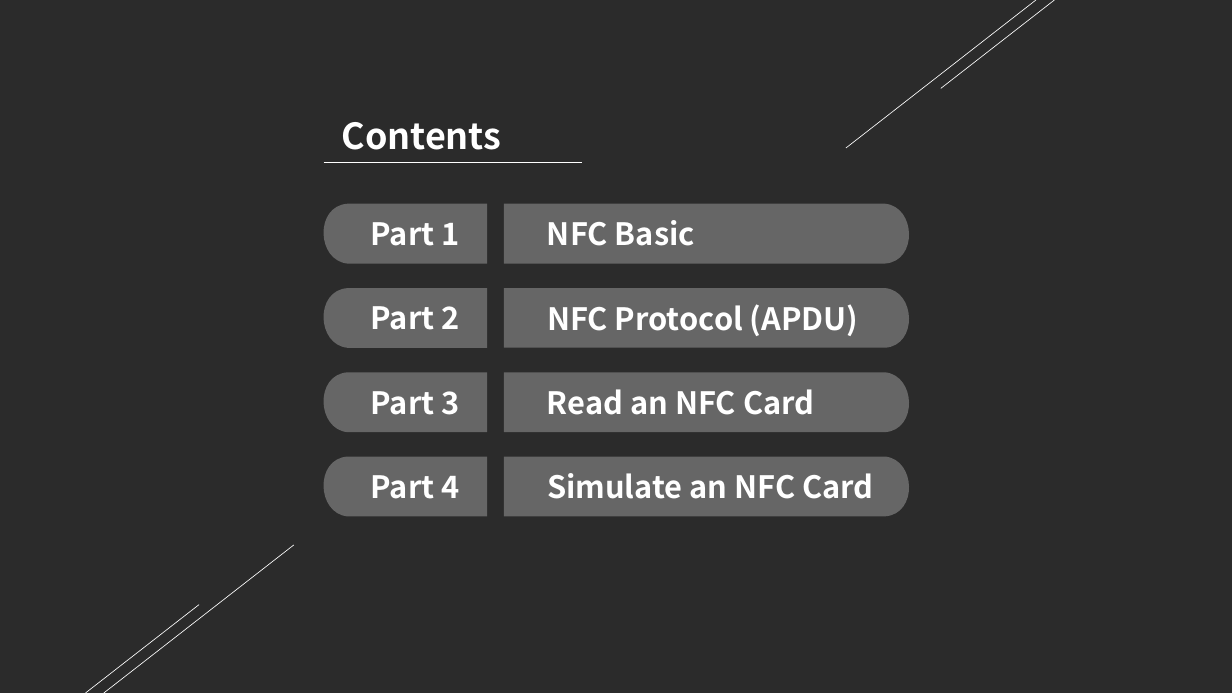
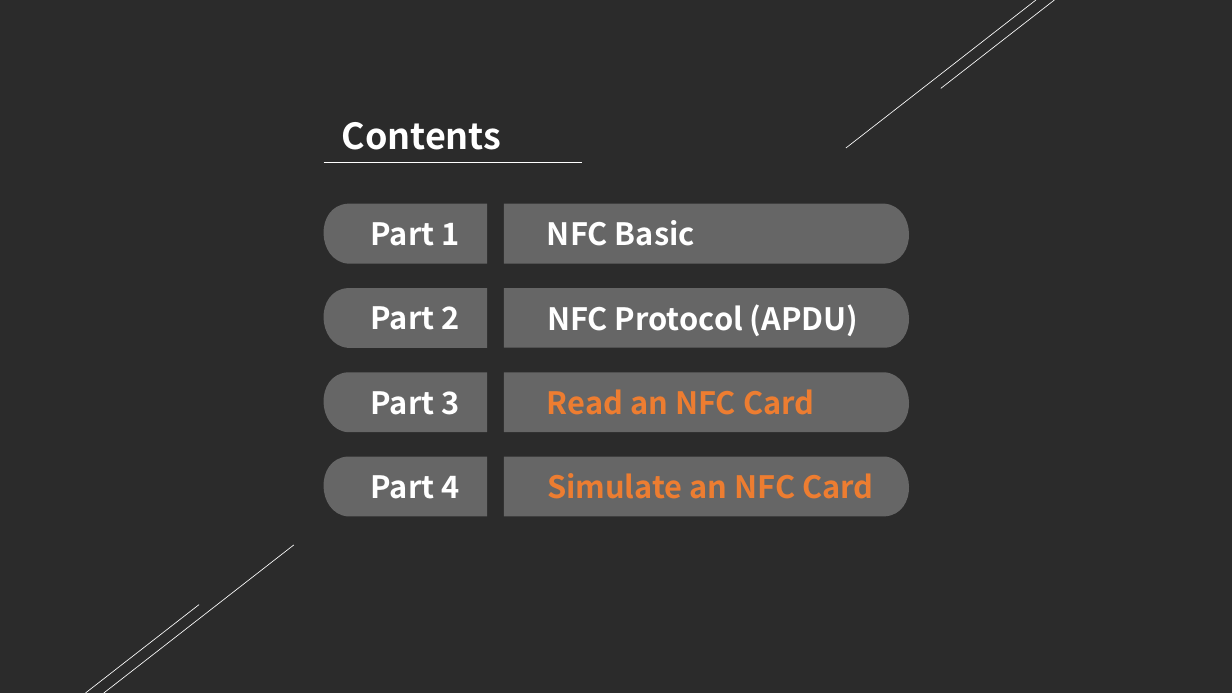
Before and after one commit to Tan2NT/nfc_workshop, a slide deck: slide 2 of NFC Technology workshop.pptx. Drawn at 1232x693 pixels with LibreOffice and Linux fonts; fonts in the diff are those of the drawing; background and template pictures are left out; a plain dark background stands for a picture behind light text. Boxes give left, top, right and bottom in pixels: in the first picture for what was removed or moved away, otherwise in the second. Text is boxed around its words. In the diff, an @@ line names an element or a change of style, - is before the commit and + after.

```diff
--- a/NFC Technology workshop.pptx
+++ b/NFC Technology workshop.pptx
@@ text "Read an NFC Card" at bbox=[547, 389, 814, 415]: text colour #FFFFFF to #ED7D31 @@
@@ text "Simulate an NFC Card" at bbox=[547, 473, 873, 499]: text colour #FFFFFF to #ED7D31 @@
```
Also in this commit, not shown: 2 other slides changed, 12 slides added, 14 slides removed.
